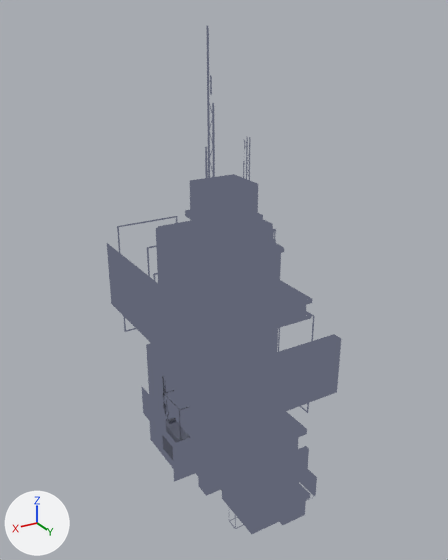
An edit to the glTF model assets/city/aifrahat-city-kit.glb, drawn before and after from the same camera.
The view is the same before and after, from a camera (50 mm lens) standing at (97.2, 162.9, 156.8) and looking at (-0.1, 0.6, 75.6). Arrows for +X, +Y and +Z are at lower left; the lights stay in place. The picture after the commit comes second. Where no turn or scale is listed for an object, it has been applied to the vertices.

Names of what the first picture shows: 'billboard_1_screen', 'billboard_2_screen', 'building_1', 'building_2', 'wall_0_screen' and 2 more.
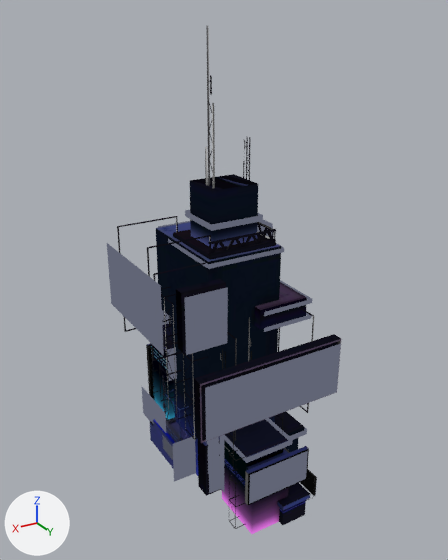
Location of each change, (x1, y1, x2, y2) in pixels of the pictures (448 x 560 px):
'building_1', surface changed (blue to black)
    both: (117, 27, 341, 496)
'building_2', surface changed (darker)
    both: (146, 317, 317, 534)

The change, as a diff of the scene's bpy script:
```diff
--- a/assets/city/aifrahat-city-kit.glb.py
+++ b/assets/city/aifrahat-city-kit.glb.py
@@ img_image_0_002 @@
+img_image_0_002 = load_image('Image_0.002', '_unpacked/Image_0.002', 1024, 1024, 'sRGB')
@@ img_image_0_001 @@
+img_image_0_001 = load_image('Image_0.001', '_unpacked/Image_0.001', 1024, 1024, 'sRGB')
@@ mat_material_0_001 @@
 n0 = _N.new('ShaderNodeEmission'); n0.name = 'Emission'
-n0.inputs[0].default_value = (0.12, 0.13, 0.18, 1.0)  # 'Color', greyish blue #616576
 n1 = _N.new('ShaderNodeLightPath'); n1.name = 'Light Path'
@@ mat_material_0_001 @@
 n4 = _N.new('ShaderNodeOutputMaterial'); n4.name = 'Material Output'
+n5 = _N.new('ShaderNodeTexImage'); n5.name = 'Image Texture'
+n5.image = img_image_0_001
+n5.extension = 'EXTEND'
 _L.new(n1.outputs[0], n3.inputs[0])  # 'Is Camera Ray' to 'Factor'
@@ mat_material_0_001 @@
 _L.new(n3.outputs[0], n4.inputs[0])  # 'Shader' to 'Surface'
+_L.new(n5.outputs[0], n0.inputs[0])  # 'Color' to 'Color'
@@ mat_material_0_002 @@
 n0 = _N.new('ShaderNodeEmission'); n0.name = 'Emission'
-n0.inputs[0].default_value = (0.12, 0.13, 0.18, 1.0)  # 'Color', greyish blue #616576
 n1 = _N.new('ShaderNodeLightPath'); n1.name = 'Light Path'
@@ mat_material_0_002 @@
 n4 = _N.new('ShaderNodeOutputMaterial'); n4.name = 'Material Output'
+n5 = _N.new('ShaderNodeTexImage'); n5.name = 'Image Texture'
+n5.image = img_image_0_002
+n5.extension = 'EXTEND'
 _L.new(n1.outputs[0], n3.inputs[0])  # 'Is Camera Ray' to 'Factor'
@@ mat_material_0_002 @@
 _L.new(n3.outputs[0], n4.inputs[0])  # 'Shader' to 'Surface'
+_L.new(n5.outputs[0], n0.inputs[0])  # 'Color' to 'Color'
```
